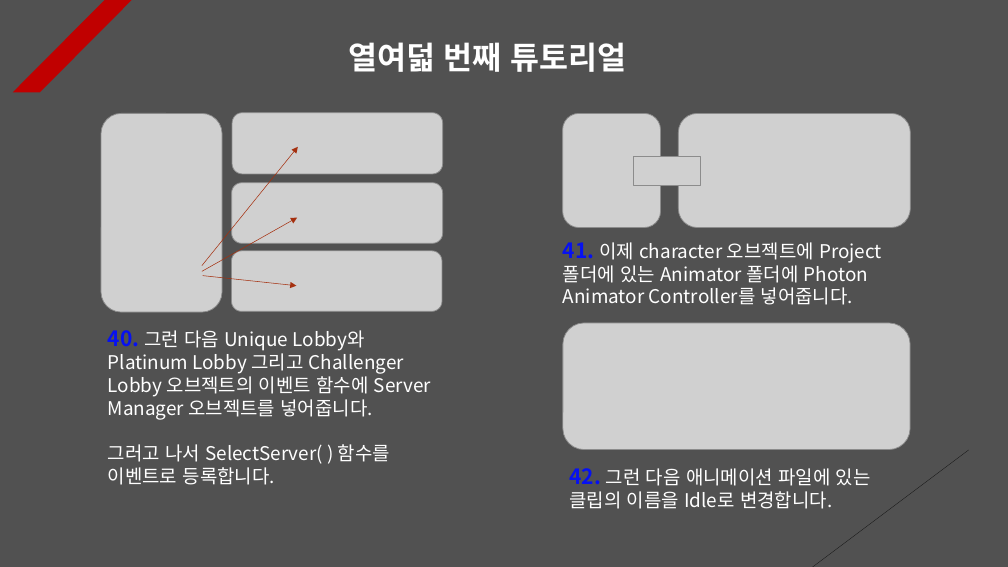
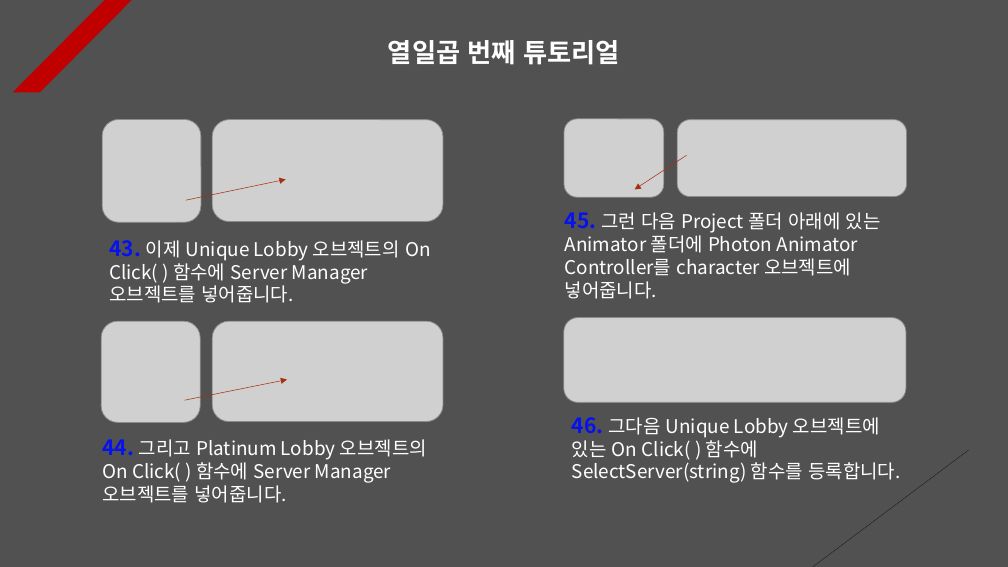
Before and after one commit to Unity2033/3D-UnityEngine, a slide deck: slide 17 of Assets/Class/Photon Server/PPT Data/Photon Lobby.pptx. Drawn at 1008x567 pixels with LibreOffice and Linux fonts; fonts in the diff are those of the drawing; grey boxes stand for pictures. Boxes give left, top, right and bottom in pixels: in the first picture for what was removed or moved away, otherwise in the second. Text is boxed around its words. In the diff, an @@ line names an element or a change of style, - is before the commit and + after.

Commit message:
Photon Server Renewal
- Delete unnecessary game objects
  and code

- User nickname set to be saved
  when signing up for membership

- Photon Server PPT Data Update

- Fixed the problem of membership
  registration failure

```diff
--- a/Assets/Class/Photon Server/PPT Data/Photon Lobby.pptx
+++ b/Assets/Class/Photon Server/PPT Data/Photon Lobby.pptx
@@ text at [388,40,619,65]: text changed; size 30 to 25 pt @@
-열여덟 번째 튜토리얼
+열일곱 번째 튜토리얼
@@ picture removed at [101,113,222,312] @@
@@ picture added at [102,119,201,222] @@
@@ picture added at [212,119,443,222] @@
@@ picture removed at [232,113,443,174] @@
@@ picture: place and size @@
-picture at [563,113,661,228]
+picture at [564,119,664,197]
@@ picture: place and size @@
-picture at [678,113,910,228]
+picture at [678,119,907,197]
@@ arrow moved from (202, 265) - (298, 147) to (186, 200) - (286, 179) @@
@@ picture removed at [634,157,700,185] @@
@@ arrow added from (687, 155) to (634, 190), #A5300F 0.5 pt dashed @@
@@ picture removed at [231,183,442,243] @@
@@ arrow removed from (202, 271) to (297, 218) @@
@@ text at [565,212,881,299]: text changed @@
-41. 이제 character 오브젝트에 Project 폴더에 있는 Animator 폴더에 Photon Animator Controller를 넣어줍니다.
+45. 그런 다음 Project 폴더 아래에 있는 Animator 폴더에 Photon Animator Controller를 character 오브젝트에 넣어줍니다.
@@ text added at [109,240,431,303], 18 pt, text #FFFFFF @@
+43. 이제 Unique Lobby 오브젝트의 On Click( ) 함수에 Server Manager 오브젝트를 넣어줍니다.
@@ picture removed at [231,251,442,312] @@
@@ picture added at [101,321,200,423] @@
@@ picture added at [212,321,443,422] @@
@@ picture: place and size @@
-picture at [563,323,910,449]
+picture at [564,318,907,402]
@@ arrow moved from (203, 276) - (296, 286) to (185, 400) - (287, 380) @@
@@ text at [572,417,900,483]: text changed @@
-42. 그런 다음 애니메이션 파일에 있는 클립의 이름을 Idle로 변경합니다.
+46. 그다음 Unique Lobby 오브젝트에 있는 On Click( ) 함수에 SelectServer(string) 함수를 등록합니다.
@@ text at [102,439,427,503]: text changed @@
-40. 그런 다음 Unique Lobby와 Platinum Lobby 그리고 Challenger Lobby 오브젝트의 이벤트 함수에 Server Manager 오브젝트를 넣어줍니다.
-그러고 나서 SelectServer( ) 함수를 이벤트로 등록합니다.
+44. 그리고 Platinum Lobby 오브젝트의 On Click( ) 함수에 Server Manager 오브젝트를 넣어줍니다.
```
Also in this commit, not shown: 4 other slides changed, 1 slide added, 1 slide removed, 9 other files.
